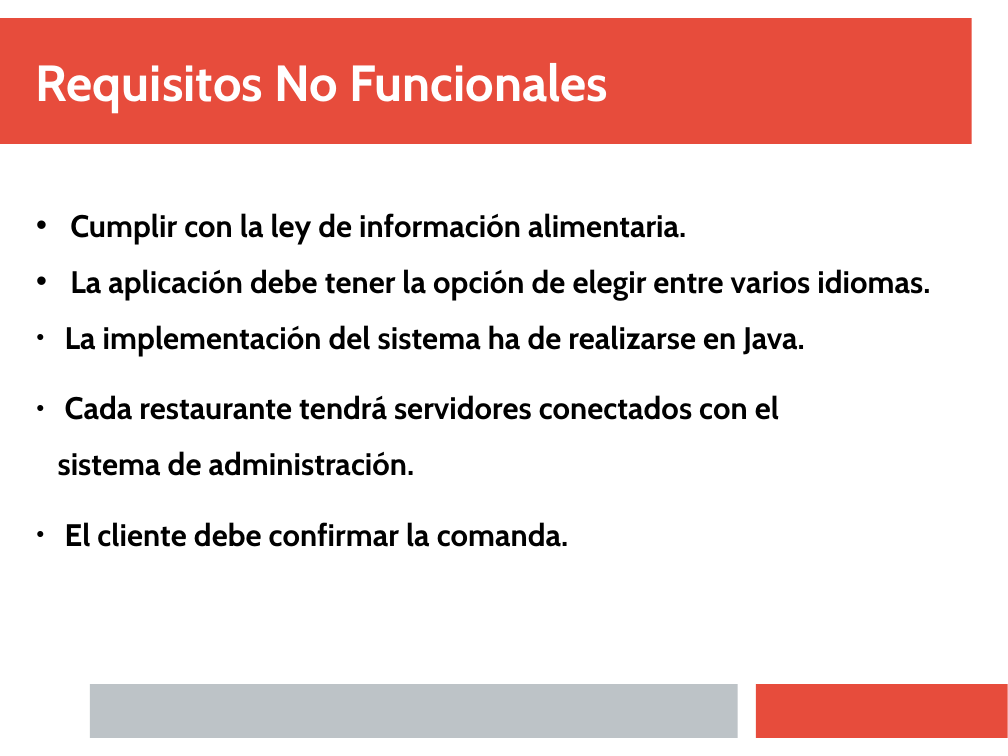
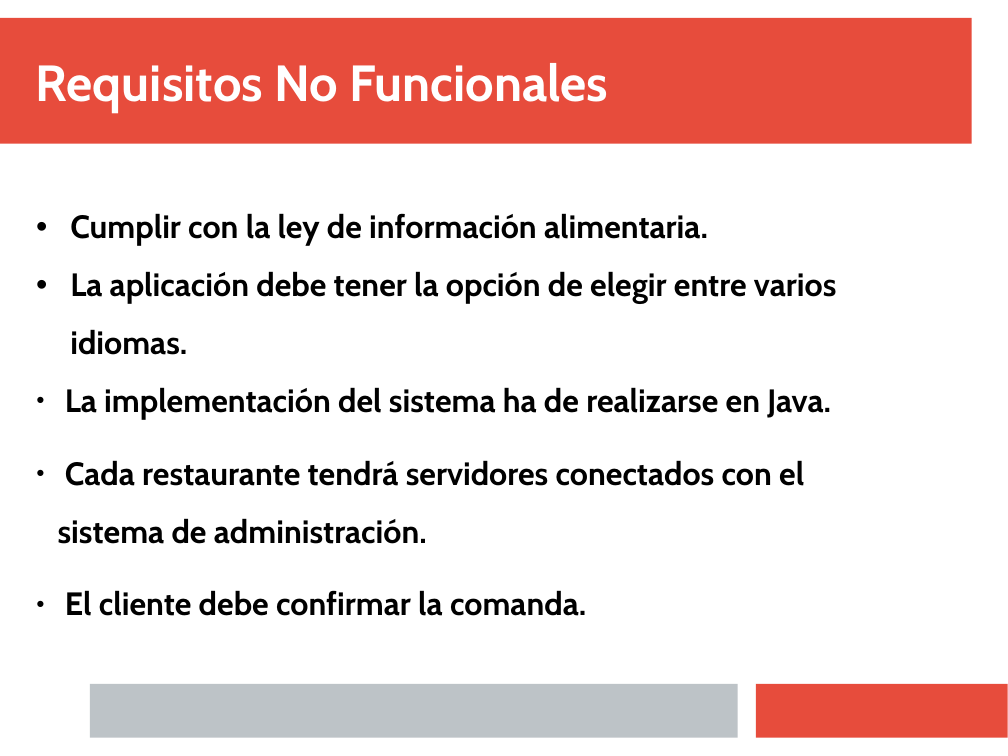
Before and after one commit to Juanba1998/APP-Restaurante, a slide deck: slide 19 of Material/Presentación/Presentacion Final.pptx (slide 11 before the commit). Drawn at 1008x756 pixels with LibreOffice and Linux fonts; fonts in the diff are those of the drawing. Boxes give left, top, right and bottom in pixels: in the first picture for what was removed or moved away, otherwise in the second. Text is boxed around its words. In the diff, an @@ line names an element or a change of style, - is before the commit and + after.

```diff
--- a/Material/Presentación/Presentacion Final.pptx
+++ b/Material/Presentación/Presentacion Final.pptx
@@ text "Cumplir con la ley de ..." at <box>58,213,836,616</box>: size 24.6 to 25.4 pt @@
```
Also in this commit, not shown: 6 other slides changed, 8 slides added.
